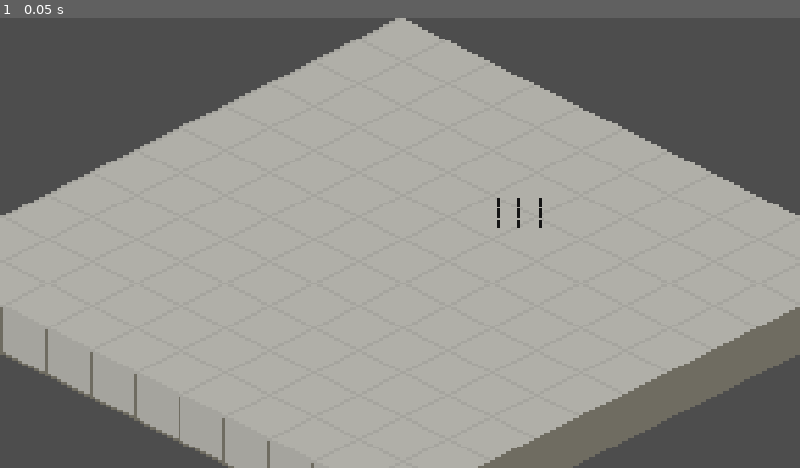
Above: before the commit, frame 1.
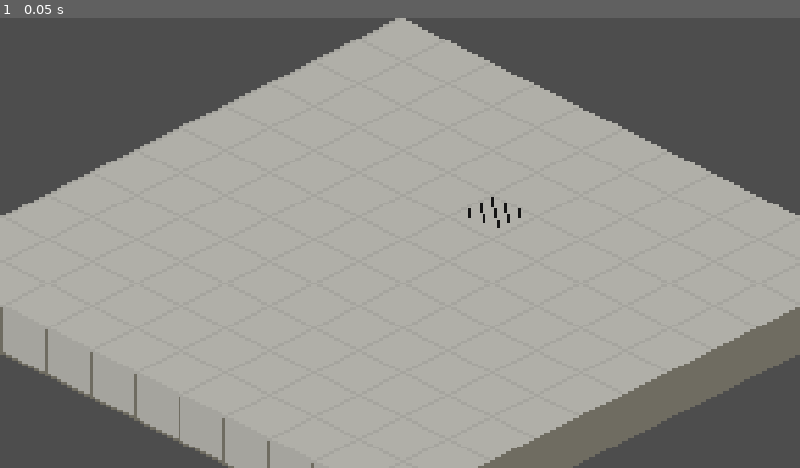
Above: after the commit, the same moment.

Repository: LogCheung/Critterking
Game: Godot game, scene res://World/Scenes/world.tscn
Two runs of this game, one before a commit and one after it. Both use one fixed random seed, a clock stepped at 60 frames per second and the inputs below.
Inputs:
- Up to frame 1 (0.05 s): no input

The runs differ from the first frame. In frame 1, 0.1% of the frame differs, in the area x 58-68%, y 39-47%.

Commit message:
bro i took an hour just to formation positions

Diff:
--- a/minibadkings/Units/Scenes/unit.tscn
+++ b/minibadkings/Units/Scenes/unit.tscn
@@ -4,20 +4,23 @@
 [ext_resource type="Script" uid="uid://13y7jtc01ydv" path="res://Units/Scripts/unit.gd" id="1_q458e"]
 
 [sub_resource type="RectangleShape2D" id="RectangleShape2D_pm8qt"]
-size = Vector2(4.75, 7)
+size = Vector2(4, 7)
 
 [node name="Unit" type="CharacterBody2D"]
 script = ExtResource("1_q458e")
 
 [node name="ColorRect" type="ColorRect" parent="."]
-offset_right = 5.0
-offset_bottom = 13.0
+offset_left = -2.0
+offset_top = -7.0
+offset_right = 2.0
+offset_bottom = 7.0
 color = Color(0.0807833, 0.0807833, 0.0807833, 1)
 
 [node name="HitBox" parent="." instance=ExtResource("1_pm8qt")]
+position = Vector2(-2, -7)
 
 [node name="CollisionShape2D" parent="HitBox" index="0"]
-position = Vector2(2.625, 8)
+position = Vector2(2, 8)
 shape = SubResource("RectangleShape2D_pm8qt")
 
 [editable path="HitBox"]
--- a/minibadkings/Units/Scripts/unit_group.gd
+++ b/minibadkings/Units/Scripts/unit_group.gd
@@ -8,8 +8,8 @@
 @export var max_size : int
 @export var type : int
 
-var x_sep : int = 15 # distance horizontally between units in group
-var y_sep : int = 15# distance between horizontal rows of units in group
+var x_sep : int = -16
+var y_sep : int = 8
 var columns : int = 3
 var rows : int
 
@@ -25,12 +25,13 @@
 	rows = size / columns
 	if size % columns != 0:  rows += 1
 
-	var last_pos : Vector2 = Vector2(-(x_sep * columns)/2,-(y_sep * rows)/2 )
+	var new_row_margin = -(x_sep)
+	var last_pos : Vector2 = Vector2(new_row_margin,-31 )
 	for r in range(rows):
 		for c in range(columns):
 			# add unit
 			var unit : Unit = UNIT.instantiate()
-			unit.position = last_pos + Vector2(x_sep * 2,0)
+			unit.position = last_pos + Vector2(x_sep,y_sep)
 			unit.rotation -= rotation
 			last_pos = unit.position
 			%UnitsNode.add_child(unit)
@@ -38,6 +39,7 @@
 			# add permanent formation position to unit
 			var formation_pos = Node2D.new()
 			formation_pos.position = unit.position
-			unit.add_child(formation_pos)
+			%PositionsNode.add_child(formation_pos)
 			unit.formation_position = formation_pos
-		last_pos += Vector2(-x_sep * columns * 2,y_sep) # add margin for next row
+		last_pos += Vector2(52,-y_sep) # add margin for next row
+		last_pos -= Vector2(x_sep,y_sep)
--- a/minibadkings/World/Scenes/world.tscn
+++ b/minibadkings/World/Scenes/world.tscn
@@ -1,11 +1,32 @@
-[gd_scene load_steps=3 format=3 uid="uid://bxqxjbkdfqn0q"]
+[gd_scene load_steps=4 format=3 uid="uid://bxqxjbkdfqn0q"]
 
 [ext_resource type="PackedScene" uid="uid://y0ju1mi4ih78" path="res://TileMap/Scenes/tile_world.tscn" id="1_jamle"]
 [ext_resource type="PackedScene" uid="uid://bytyqloqmpx5r" path="res://Units/Scenes/unit_group.tscn" id="2_p7567"]
+[ext_resource type="PackedScene" uid="uid://dkqw1dmj0wkgb" path="res://Units/Scenes/unit.tscn" id="3_yw7h8"]
 
 [node name="World" type="Node2D"]
 
 [node name="TileWorld" parent="." instance=ExtResource("1_jamle")]
 
 [node name="UnitGroup" parent="." instance=ExtResource("2_p7567")]
-position = Vector2(706, 281)
+position = Vector2(708, 287)
+
+[node name="Unit" parent="." instance=ExtResource("3_yw7h8")]
+visible = false
+position = Vector2(708, 264)
+
+[node name="Unit4" parent="." instance=ExtResource("3_yw7h8")]
+visible = false
+position = Vector2(726, 275)
+
+[node name="Unit5" parent="." instance=ExtResource("3_yw7h8")]
+visible = false
+position = Vector2(726, 275)
+
+[node name="Unit2" parent="." instance=ExtResource("3_yw7h8")]
+visible = false
+position = Vector2(692, 272)
+
+[node name="Unit3" parent="." instance=ExtResource("3_yw7h8")]
+visible = false
+position = Vector2(676, 280)
